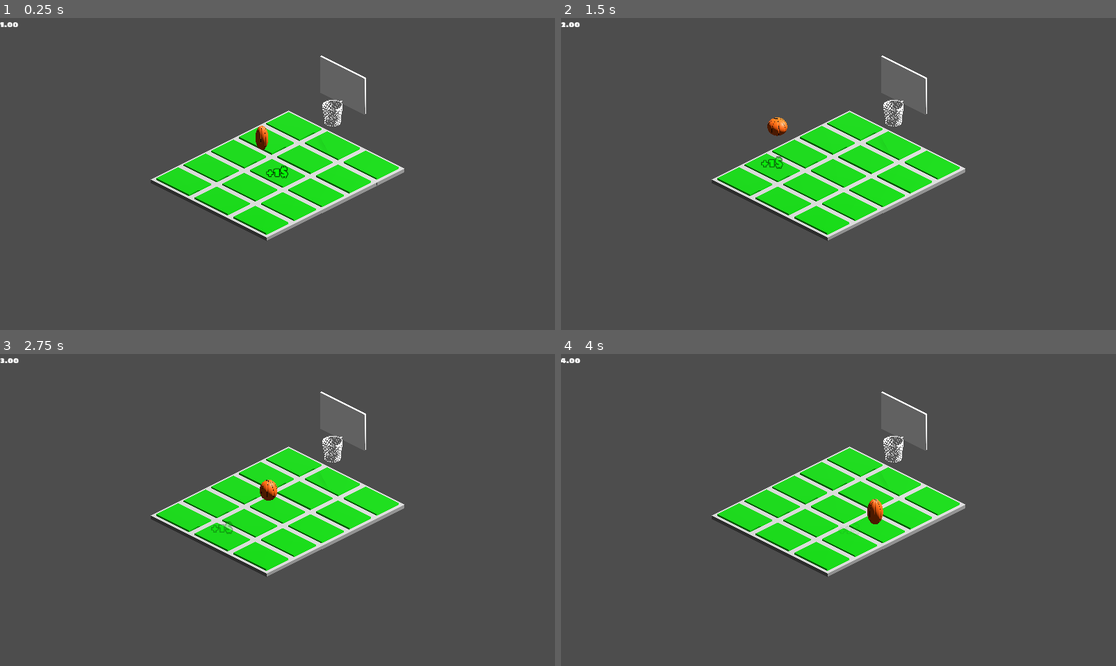
Above: before the commit, frames 1-4 (two rows, left to right).
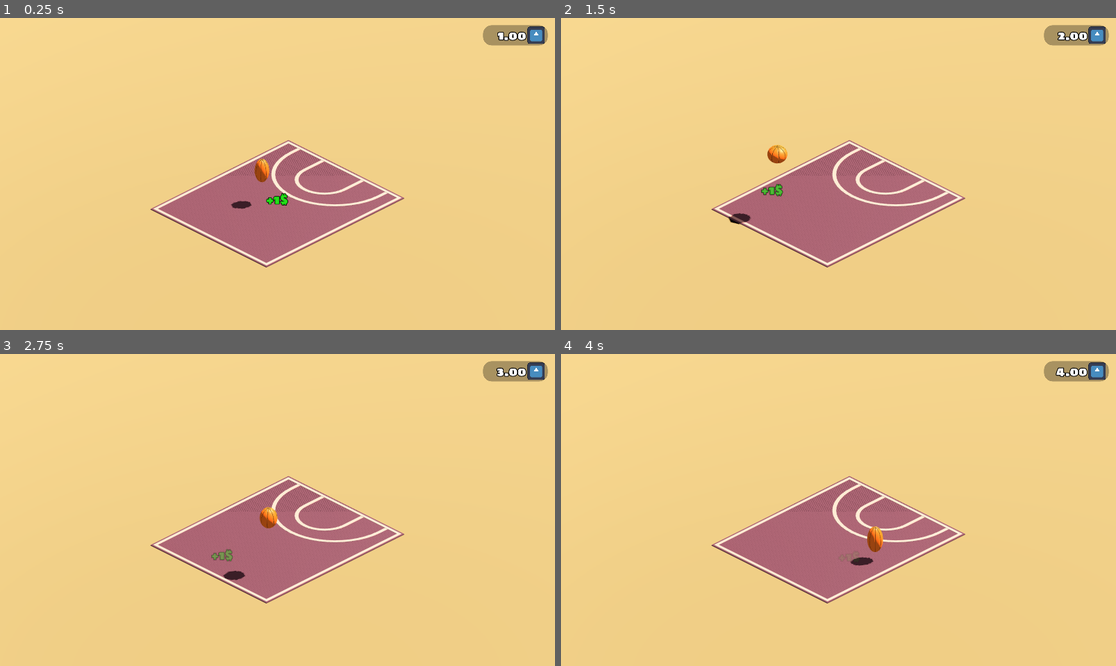
Above: after the commit, the same moments.

Repository: Scrawach/loop-hoop
Game: Godot game, scene res://root.tscn
The game is run twice, just before and just after one commit, with the same random seed, the same clock (stepped at 60 frames per second) and the same inputs. The engine's default icon, where the game draws it, is replaced by a stand-in: a white triangle on a blue panel in a dark square.
Inputs:
- Up to frame 1 (0.25 s): no input
- Up to frame 2 (1.5 s): no input
- Up to frame 3 (2.75 s): no input
- Up to frame 4 (4 s): no input

The runs differ from the first frame. In frame 1, 100% of the frame differs, in the area x 0-100%, y 0-100%; in frame 2, 100%; in frame 3, 100%; in frame 4, 100%.

Commit message:
feat: update field visuals

Diff:
--- a/src/loop-hoop/balls/ball.tscn
+++ b/src/loop-hoop/balls/ball.tscn
@@ -6,35 +6,6 @@
 [sub_resource type="SphereMesh" id="SphereMesh_dk0jc"]
 radius = 0.25
 height = 0.5
-
-[sub_resource type="Animation" id="Animation_5j7o3"]
-resource_name = "jump"
-length = 0.800003
-loop_mode = 1
-tracks/0/type = "value"
-tracks/0/imported = false
-tracks/0/enabled = true
-tracks/0/path = NodePath(".:scale")
-tracks/0/interp = 2
-tracks/0/loop_wrap = true
-tracks/0/keys = {
-"times": PackedFloat32Array(0, 0.0333333, 0.1, 0.333333, 0.466667, 0.533333, 0.7, 0.8),
-"transitions": PackedFloat32Array(1, 1, 1, 1, 1, 1, 1, 1),
-"update": 0,
-"values": [Vector3(0.85, 1.4, 0.85), Vector3(1.4, 0.75, 1.4), Vector3(0.85, 1.3, 0.85), Vector3(1, 1, 1), Vector3(1.1, 0.9, 1.1), Vector3(1, 1, 1), Vector3(0.85, 1.6, 0.85), Vector3(0.85, 1.4, 0.85)]
-}
-tracks/1/type = "value"
-tracks/1/imported = false
-tracks/1/enabled = true
-tracks/1/path = NodePath(".:position")
-tracks/1/interp = 1
-tracks/1/loop_wrap = true
-tracks/1/keys = {
-"times": PackedFloat32Array(0.1, 0.3, 0.466667, 0.6, 0.8),
-"transitions": PackedFloat32Array(1, 1, 1, 1, 1),
-"update": 0,
-"values": [Vector3(0, 0, 0), Vector3(0, 1.4, 0), Vector3(0, 1.6, 0), Vector3(0, 1.2, 0), Vector3(0, 0, 0)]
-}
 
 [sub_resource type="Animation" id="Animation_ota7r"]
 length = 0.001
@@ -73,6 +44,35 @@
 "transitions": PackedFloat32Array(1),
 "update": 0,
 "values": [Vector3(0, 0, 0)]
+}
+
+[sub_resource type="Animation" id="Animation_5j7o3"]
+resource_name = "jump"
+length = 0.800003
+loop_mode = 1
+tracks/0/type = "value"
+tracks/0/imported = false
+tracks/0/enabled = true
+tracks/0/path = NodePath(".:scale")
+tracks/0/interp = 2
+tracks/0/loop_wrap = true
+tracks/0/keys = {
+"times": PackedFloat32Array(0, 0.0333333, 0.133333, 0.333333, 0.466667, 0.533333, 0.7, 0.8),
+"transitions": PackedFloat32Array(1, 1, 1, 1, 1, 1, 1, 1),
+"update": 0,
+"values": [Vector3(0.85, 1.4, 0.85), Vector3(1.4, 0.75, 1.4), Vector3(0.85, 1.3, 0.85), Vector3(1, 1, 1), Vector3(1.1, 0.9, 1.1), Vector3(1, 1, 1), Vector3(0.85, 1.6, 0.85), Vector3(0.85, 1.4, 0.85)]
+}
+tracks/1/type = "value"
+tracks/1/imported = false
+tracks/1/enabled = true
+tracks/1/path = NodePath(".:position")
+tracks/1/interp = 1
+tracks/1/loop_wrap = true
+tracks/1/keys = {
+"times": PackedFloat32Array(0.133333, 0.3, 0.466667, 0.6, 0.8),
+"transitions": PackedFloat32Array(1, 1, 1, 1, 1),
+"update": 0,
+"values": [Vector3(0, 0, 0), Vector3(0, 1.4, 0), Vector3(0, 1.6, 0), Vector3(0, 1.2, 0), Vector3(0, 0, 0)]
 }
 
 [sub_resource type="Animation" id="Animation_dgrc4"]
--- a/src/loop-hoop/fields/basket_field.tscn
+++ b/src/loop-hoop/fields/basket_field.tscn
@@ -10,6 +10,7 @@
 
 [node name="Hoop" type="Node3D" parent="."]
 transform = Transform3D(1, 0, 0, 0, 1, 0, 0, 0, 1, 0, 0, -2)
+visible = false
 
 [node name="hoop" parent="Hoop" instance=ExtResource("2_7qxc4")]
 transform = Transform3D(1, 0, 0, 0, 1, 0, 0, 0, 1, 0, 1, 0)
@@ -17,15 +18,56 @@
 [node name="Basket Row" parent="." instance=ExtResource("3_7qxc4")]
 transform = Transform3D(1, 0, 0, 0, 1, 0, 0, 0, 1, 0, 0, -2)
 
+[node name="Basket Tile" parent="Basket Row" index="0"]
+has_hoop_circe = true
+horizontal_line = 2
+
+[node name="Basket Tile2" parent="Basket Row" index="1"]
+angle_line = 2
+
+[node name="Basket Tile3" parent="Basket Row" index="2"]
+angle_line = 4
+
 [node name="Basket Row2" parent="." instance=ExtResource("3_7qxc4")]
 transform = Transform3D(1, 0, 0, 0, 1, 0, 0, 0, 1, 0, 0, -1)
 
+[node name="Basket Tile2" parent="Basket Row2" index="1"]
+vertical_line = 2
+
+[node name="Basket Tile3" parent="Basket Row2" index="2"]
+vertical_line = 1
+
 [node name="Basket Row3" parent="." instance=ExtResource("3_7qxc4")]
+
+[node name="Basket Tile2" parent="Basket Row3" index="1"]
+vertical_line = 2
+
+[node name="Basket Tile3" parent="Basket Row3" index="2"]
+vertical_line = 1
 
 [node name="Basket Row4" parent="." instance=ExtResource("3_7qxc4")]
 transform = Transform3D(1, 0, 0, 0, 1, 0, 0, 0, 1, 0, 0, 1)
 
+[node name="Basket Tile2" parent="Basket Row4" index="1"]
+vertical_line = 2
+
+[node name="Basket Tile3" parent="Basket Row4" index="2"]
+vertical_line = 1
+
 [node name="Basket Row5" parent="." instance=ExtResource("3_7qxc4")]
 transform = Transform3D(1, 0, 0, 0, 1, 0, 0, 0, 1, 0, 0, 2)
 
+[node name="Basket Tile" parent="Basket Row5" index="0"]
+horizontal_line = 1
+
+[node name="Basket Tile2" parent="Basket Row5" index="1"]
+angle_line = 3
+
+[node name="Basket Tile3" parent="Basket Row5" index="2"]
+angle_line = 1
+
+[editable path="Basket Row"]
+[editable path="Basket Row2"]
 [editable path="Basket Row3"]
+[editable path="Basket Row4"]
+[editable path="Basket Row5"]
--- a/src/loop-hoop/fields/basket_tile.gd
+++ b/src/loop-hoop/fields/basket_tile.gd
@@ -1,7 +1,33 @@
+@tool
 class_name BasketTile
 extends Node3D
 
 @export var add_money_label: PackedScene
+
+@export var has_hoop_circe: bool:
+	set(value):
+		has_hoop_circe = value
+		$"tile-base/tile-hoop-circle".visible = value
+
+@export_enum("none", "horizontal_forward", "horizontal_back") var horizontal_line: int:
+	set(value):
+		horizontal_line = value
+		$"tile-base/tile-horizontal-line".visible = value == 1
+		$"tile-base/tile-horizontal-line-2".visible = value == 2
+
+@export_enum("none", "vertical_left", "vertical_right") var vertical_line: int:
+	set(value):
+		vertical_line = value
+		$"tile-base/tile-vertical-line".visible = value == 1
+		$"tile-base/tile-vertical-line-2".visible = value == 2
+
+@export_enum("none", "0", "90", "180", "270") var angle_line: int:
+	set(value):
+		angle_line = value
+		$"tile-base/tile-angle-line-0".visible = value == 1
+		$"tile-base/tile-angle-line-90".visible = value == 2
+		$"tile-base/tile-angle-line-180".visible = value == 3
+		$"tile-base/tile-angle-line-270".visible = value == 4
 
 var row_index: int
 
--- a/src/loop-hoop/fields/basket_tile.tscn
+++ b/src/loop-hoop/fields/basket_tile.tscn
@@ -1,7 +1,13 @@
-[gd_scene load_steps=6 format=3 uid="uid://sdh72xin6nwy"]
+[gd_scene load_steps=12 format=3 uid="uid://sdh72xin6nwy"]
 
 [ext_resource type="Script" uid="uid://dvuijgpv0xxxf" path="res://fields/basket_tile.gd" id="1_6cwqi"]
 [ext_resource type="PackedScene" uid="uid://cri8oj6gv74ta" path="res://meta/money/ui/add_money_label.tscn" id="2_cmjn7"]
+[ext_resource type="PackedScene" uid="uid://b081wp5ertwsm" path="res://fields/tiles/tile_base.tscn" id="3_q2tn2"]
+[ext_resource type="PackedScene" uid="uid://bf6i6kqal1ht1" path="res://fields/tiles/tile-hoop-circle.glb" id="4_q2tn2"]
+[ext_resource type="PackedScene" uid="uid://bk3qs1oqm8uai" path="res://fields/tiles/tile-horizontal-line.glb" id="5_pujgl"]
+[ext_resource type="PackedScene" uid="uid://cgfq5bfd20cj4" path="res://fields/tiles/tile-vertical-line.glb" id="6_x4mao"]
+[ext_resource type="PackedScene" uid="uid://ckxjanwhhf1s1" path="res://fields/tiles/tile-angle-line.glb" id="7_m2go1"]
+[ext_resource type="PackedScene" uid="uid://t55qbqo0foqw" path="res://fields/tiles/tile-angle-line-2.glb" id="8_q2tn2"]
 
 [sub_resource type="BoxMesh" id="BoxMesh_6iooe"]
 size = Vector3(1.4, 0.1, 1)
@@ -19,9 +25,44 @@
 
 [node name="MeshInstance3D" type="MeshInstance3D" parent="."]
 transform = Transform3D(1, 0, 0, 0, 1, 0, 0, 0, 1, 0.00379431, 1.19209e-07, -0.00388122)
+visible = false
 mesh = SubResource("BoxMesh_6iooe")
 
 [node name="MeshInstance3D2" type="MeshInstance3D" parent="."]
 transform = Transform3D(1, 0, 0, 0, 1, 0, 0, 0, 1, 0, 0.0677662, 0)
+visible = false
 mesh = SubResource("BoxMesh_cmjn7")
 surface_material_override/0 = SubResource("StandardMaterial3D_cmjn7")
+
+[node name="tile-base" parent="." instance=ExtResource("3_q2tn2")]
+
+[node name="tile-hoop-circle" parent="tile-base" instance=ExtResource("4_q2tn2")]
+visible = false
+
+[node name="tile-horizontal-line" parent="tile-base" instance=ExtResource("5_pujgl")]
+visible = false
+
+[node name="tile-horizontal-line-2" parent="tile-base" instance=ExtResource("5_pujgl")]
+transform = Transform3D(-1, 0, 8.74228e-08, 0, 1, 0, -8.74228e-08, 0, -1, 0, 0, 0)
+visible = false
+
+[node name="tile-vertical-line-2" parent="tile-base" instance=ExtResource("6_x4mao")]
+transform = Transform3D(-1, 0, -8.74228e-08, 0, 1, 0, 8.74228e-08, 0, -1, 0, 0, 0)
+visible = false
+
+[node name="tile-vertical-line" parent="tile-base" instance=ExtResource("6_x4mao")]
+visible = false
+
+[node name="tile-angle-line-0" parent="tile-base" instance=ExtResource("7_m2go1")]
+visible = false
+
+[node name="tile-angle-line-90" parent="tile-base" instance=ExtResource("7_m2go1")]
+transform = Transform3D(-1, 0, -8.74228e-08, 0, 1, 0, 8.74228e-08, 0, -1, 0, 0, 0)
+visible = false
+
+[node name="tile-angle-line-180" parent="tile-base" instance=ExtResource("8_q2tn2")]
+visible = false
+
+[node name="tile-angle-line-270" parent="tile-base" instance=ExtResource("8_q2tn2")]
+transform = Transform3D(-1, 0, -8.74228e-08, 0, 1, 0, 8.74228e-08, 0, -1, 0, 0, 0)
+visible = false
--- /dev/null
+++ b/src/loop-hoop/fields/tiles/tile_base.tscn
@@ -0,0 +1,5 @@
+[gd_scene load_steps=2 format=3 uid="uid://b081wp5ertwsm"]
+
+[ext_resource type="PackedScene" uid="uid://bklcmxvhlrfb6" path="res://fields/tiles/tile-base.glb" id="1_ppb2w"]
+
+[node name="tile-base" instance=ExtResource("1_ppb2w")]
--- a/src/loop-hoop/meta/money/ui/money_ui.tscn
+++ b/src/loop-hoop/meta/money/ui/money_ui.tscn
@@ -1,21 +1,77 @@
-[gd_scene load_steps=3 format=3 uid="uid://bctesu5ij3ote"]
+[gd_scene load_steps=7 format=3 uid="uid://bctesu5ij3ote"]
 
 [ext_resource type="Script" uid="uid://ctlnftb63oi1y" path="res://meta/money/ui/money_ui.gd" id="1_eufqx"]
 [ext_resource type="FontFile" uid="uid://n7wr8aarc5j5" path="res://fonts/sigmar-one-latin-400-normal.ttf" id="2_0thos"]
+[ext_resource type="Texture2D" uid="uid://cuhal82n7eyww" path="res://icon.svg" id="3_usjgg"]
 
-[node name="Money UI" type="Control"]
-layout_mode = 3
-anchors_preset = 0
-offset_right = 40.0
-offset_bottom = 40.0
+[sub_resource type="StyleBoxEmpty" id="StyleBoxEmpty_ocbrr"]
+
+[sub_resource type="StyleBoxEmpty" id="StyleBoxEmpty_0thos"]
+
+[sub_resource type="StyleBoxFlat" id="StyleBoxFlat_usjgg"]
+bg_color = Color(1, 1, 1, 1)
+corner_radius_top_left = 30
+corner_radius_top_right = 30
+corner_radius_bottom_right = 30
+corner_radius_bottom_left = 30
+
+[node name="Money UI" type="PanelContainer"]
+anchors_preset = 1
+anchor_left = 1.0
+anchor_right = 1.0
+offset_left = -190.0
+offset_bottom = 120.0
+grow_horizontal = 0
+theme_override_styles/panel = SubResource("StyleBoxEmpty_ocbrr")
 script = ExtResource("1_eufqx")
 
-[node name="Money Label" type="Label" parent="."]
+[node name="PanelContainer" type="PanelContainer" parent="."]
+layout_mode = 2
+theme_override_styles/panel = SubResource("StyleBoxEmpty_0thos")
+
+[node name="MarginContainer" type="MarginContainer" parent="PanelContainer"]
+layout_mode = 2
+theme_override_constants/margin_left = 25
+theme_override_constants/margin_top = 25
+theme_override_constants/margin_right = 25
+theme_override_constants/margin_bottom = 25
+
+[node name="HBoxContainer" type="HBoxContainer" parent="PanelContainer/MarginContainer"]
+layout_mode = 2
+theme_override_constants/separation = 0
+
+[node name="PanelContainer" type="PanelContainer" parent="PanelContainer/MarginContainer/HBoxContainer"]
+self_modulate = Color(0, 0, 0, 0.313726)
+layout_mode = 2
+size_flags_horizontal = 3
+size_flags_vertical = 4
+theme_override_styles/panel = SubResource("StyleBoxFlat_usjgg")
+
+[node name="MarginContainer" type="MarginContainer" parent="PanelContainer/MarginContainer/HBoxContainer/PanelContainer"]
+layout_mode = 2
+theme_override_constants/margin_left = 10
+theme_override_constants/margin_top = 0
+theme_override_constants/margin_right = 10
+theme_override_constants/margin_bottom = 0
+
+[node name="HBoxContainer" type="HBoxContainer" parent="PanelContainer/MarginContainer/HBoxContainer/PanelContainer/MarginContainer"]
+layout_mode = 2
+
+[node name="Money Label" type="Label" parent="PanelContainer/MarginContainer/HBoxContainer/PanelContainer/MarginContainer/HBoxContainer"]
 unique_name_in_owner = true
-layout_mode = 1
-anchors_preset = 15
-anchor_right = 1.0
-anchor_bottom = 1.0
-grow_horizontal = 2
-grow_vertical = 2
+custom_minimum_size = Vector2(140, 0)
+layout_mode = 2
+size_flags_horizontal = 3
+theme_override_constants/outline_size = 10
 theme_override_fonts/font = ExtResource("2_0thos")
+theme_override_font_sizes/font_size = 42
+text = "1.00"
+horizontal_alignment = 2
+
+[node name="TextureRect" type="TextureRect" parent="PanelContainer/MarginContainer/HBoxContainer/PanelContainer/MarginContainer/HBoxContainer"]
+custom_minimum_size = Vector2(60, 60)
+layout_mode = 2
+size_flags_horizontal = 4
+size_flags_vertical = 4
+texture = ExtResource("3_usjgg")
+expand_mode = 1
--- a/src/loop-hoop/project.godot
+++ b/src/loop-hoop/project.godot
@@ -19,7 +19,14 @@
 
 Game="*res://autoloads/game.gd"
 
+[display]
+
+window/size/viewport_width=1920
+window/size/viewport_height=1080
+
 [rendering]
 
 renderer/rendering_method="gl_compatibility"
 renderer/rendering_method.mobile="gl_compatibility"
+anti_aliasing/quality/msaa_3d=3
+anti_aliasing/quality/screen_space_aa=1
--- a/src/loop-hoop/root.tscn
+++ b/src/loop-hoop/root.tscn
@@ -12,8 +12,20 @@
 sky_material = SubResource("ProceduralSkyMaterial_vho56")
 
 [sub_resource type="Environment" id="Environment_pyidc"]
+background_mode = 1
+background_color = Color(0.560784, 0.592157, 0.670588, 1)
 sky = SubResource("Sky_pq8q7")
+ambient_light_source = 2
+ambient_light_color = Color(0.662745, 0.694118, 0.772549, 1)
+ambient_light_energy = 0.75
 tonemap_mode = 2
+
+[sub_resource type="PlaneMesh" id="PlaneMesh_vvh5c"]
+size = Vector2(1000, 1000)
+
+[sub_resource type="StandardMaterial3D" id="StandardMaterial3D_28aoi"]
+disable_ambient_light = true
+albedo_color = Color(0.92549, 0.717647, 0.419608, 1)
 
 [node name="Root" type="Node"]
 
@@ -33,15 +45,22 @@
 max_time = 1.0
 field = NodePath("../Basket Field")
 
+[node name="MeshInstance3D" type="MeshInstance3D" parent="World3D"]
+transform = Transform3D(1, 0, 0, 0, 1, 0, 0, 0, 1, 0, -0.0213724, 0)
+mesh = SubResource("PlaneMesh_vvh5c")
+surface_material_override/0 = SubResource("StandardMaterial3D_28aoi")
+
 [node name="Camera Point" type="Marker3D" parent="."]
-transform = Transform3D(0.707107, -0.353553, 0.612372, 0, 0.866026, 0.5, -0.707107, -0.353553, 0.612372, -0.0231345, 0.0341706, -0.0274253)
+transform = Transform3D(0.707107, -0.353553, 0.612372, 0, 0.866026, 0.5, -0.707107, -0.353553, 0.612372, -1.02313, 0.0341706, -1.02743)
 
 [node name="Node3D" type="Node3D" parent="Camera Point"]
-transform = Transform3D(1, 0, 0, 0, 1, 0, 0, 0, 1, 0, 0, 5)
+transform = Transform3D(1, 0, 0, 0, 1, 0, 0, 0, 1, 0, 0, 10)
 
 [node name="Camera3D" type="Camera3D" parent="Camera Point/Node3D"]
 projection = 1
 size = 8.0
+near = 0.001
+far = 50.0
 
 [node name="CanvasLayer" type="CanvasLayer" parent="."]
 
@@ -54,3 +73,5 @@
 grow_vertical = 2
 
 [node name="Money UI" parent="CanvasLayer/Game UI" instance=ExtResource("3_vvh5c")]
+layout_mode = 1
+offset_left = -40.0
Binary file added: src/loop-hoop/fields/tiles/tile-angle-line-2.glb
Not shown, added: src/loop-hoop/fields/tiles/tile-angle-line-2.glb.import
Binary file added: src/loop-hoop/fields/tiles/tile-angle-line.glb
Not shown, added: src/loop-hoop/fields/tiles/tile-angle-line.glb.import
Binary file added: src/loop-hoop/fields/tiles/tile-base.glb
Not shown, added: src/loop-hoop/fields/tiles/tile-base.glb.import
Binary file added: src/loop-hoop/fields/tiles/tile-hoop-circle.glb
Not shown, added: src/loop-hoop/fields/tiles/tile-hoop-circle.glb.import
Binary file added: src/loop-hoop/fields/tiles/tile-horizontal-line.glb
Not shown, added: src/loop-hoop/fields/tiles/tile-horizontal-line.glb.import
Binary file added: src/loop-hoop/fields/tiles/tile-vertical-line.glb
Not shown, added: src/loop-hoop/fields/tiles/tile-vertical-line.glb.import
(and 1 more such lines)
